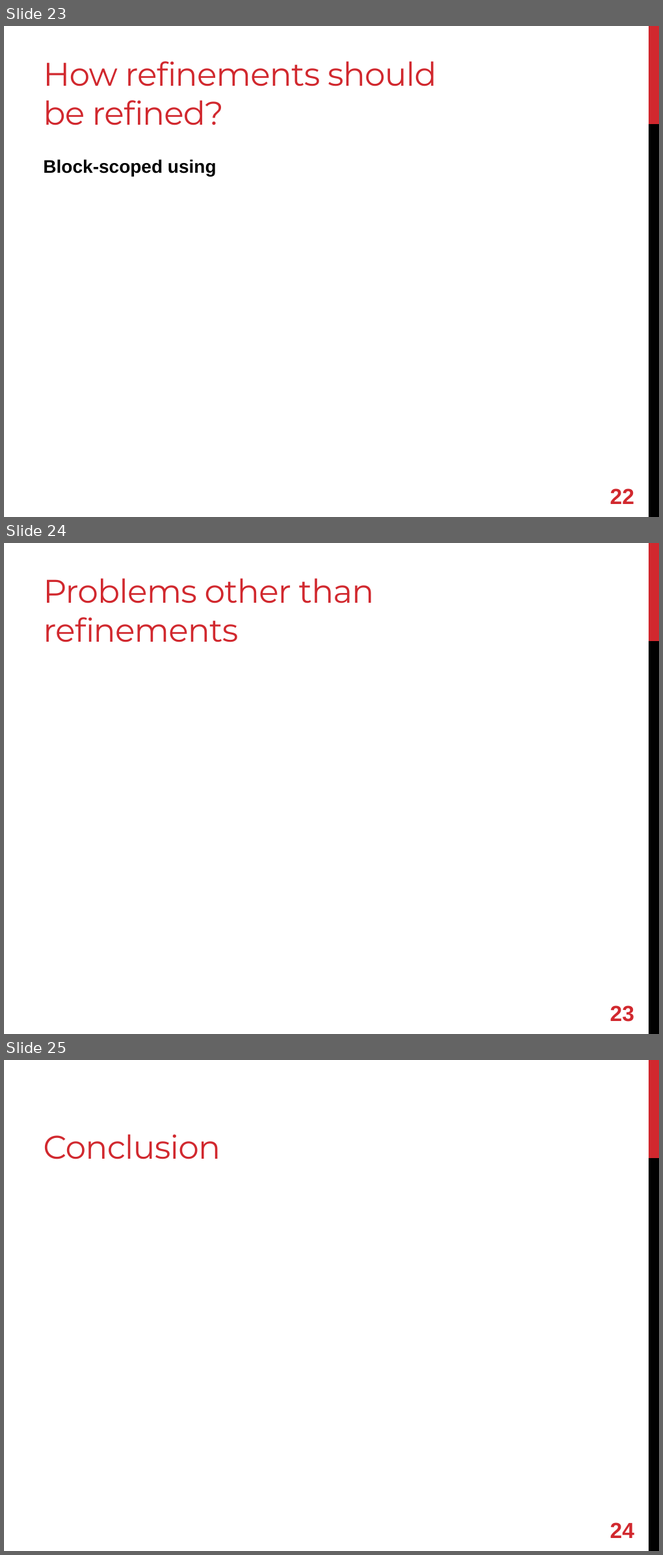
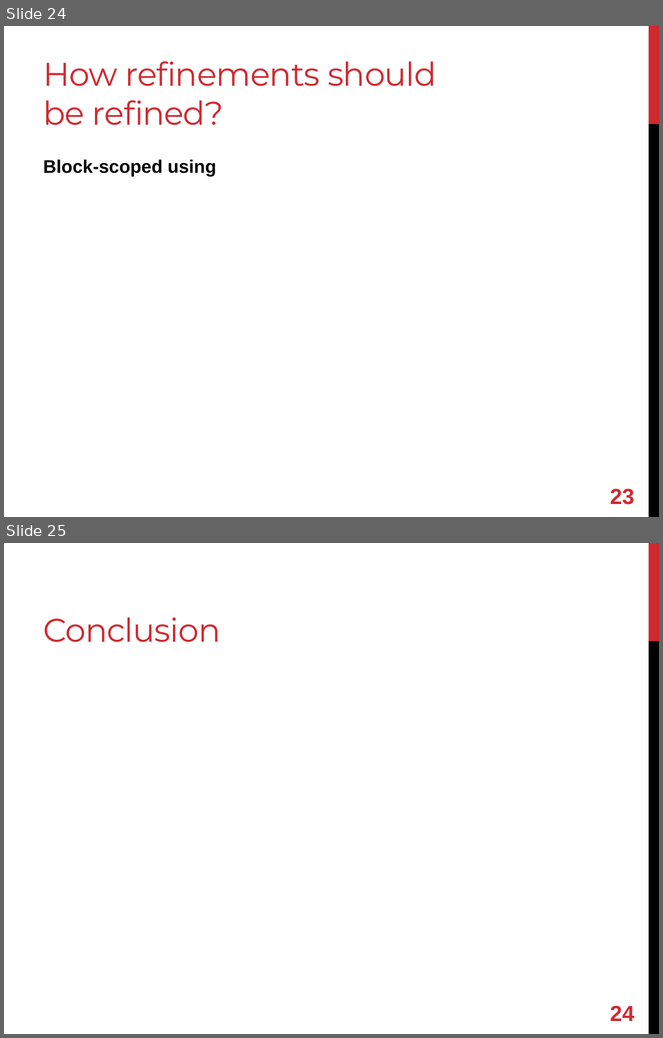
Before and after one commit to shugo/RubyKaigi2013, a slide deck: refining_refinements.pptx. Shown one above the other, each under a label of ours: slides 23, 24 and 25 before the commit, slides 24 and 25 after it. The pictures are 663x1555 and 663x1038 pixels, drawn with LibreOffice and Linux fonts; fonts in the diff are those of the drawing. Boxes give left, top, right and bottom in pixels: in the first picture for what was removed or moved away, otherwise in the second. Text is boxed around its words. In the diff, an @@ line names an element or a change of style, - is before the commit and + after.

```diff
--- a/refining_refinements.pptx
+++ b/refining_refinements.pptx
@@ slide 24 removed at [4, 543, 659, 1034], background #FFFFFF; not listed: 2 template elements that a slide beside it also shows @@
@@ title removed at [43, 578, 374, 642] @@
-Problems other than refinements
@@ page number removed at [610, 1006, 634, 1022] @@
-23
@@ what was slide 23 is now slide 24 @@
@@ page number at [610, 489, 634, 505]: text changed @@
-22
+23
```
Also in this commit, not shown: 3 slides changed, 1 slide added.
